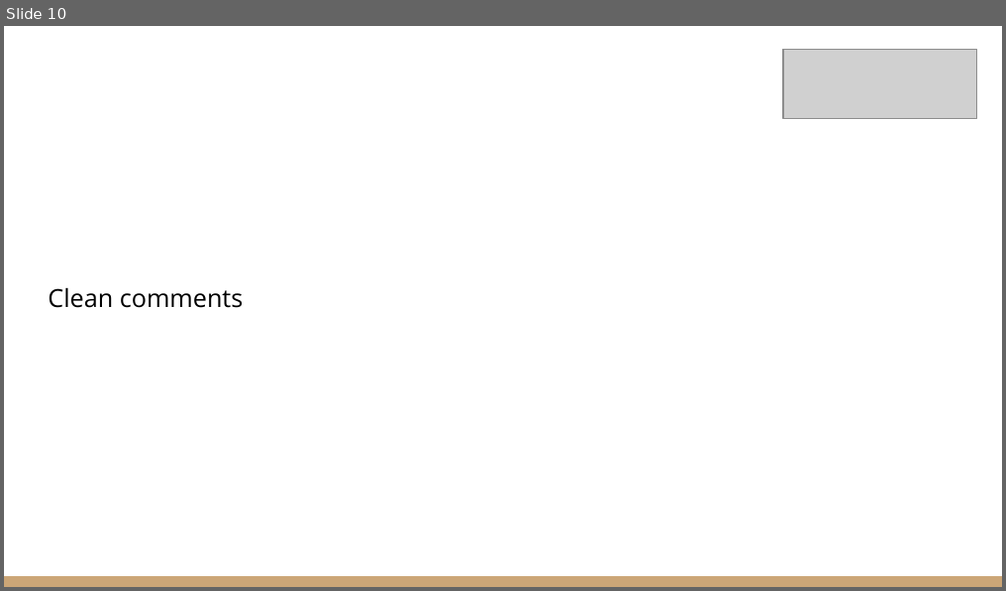
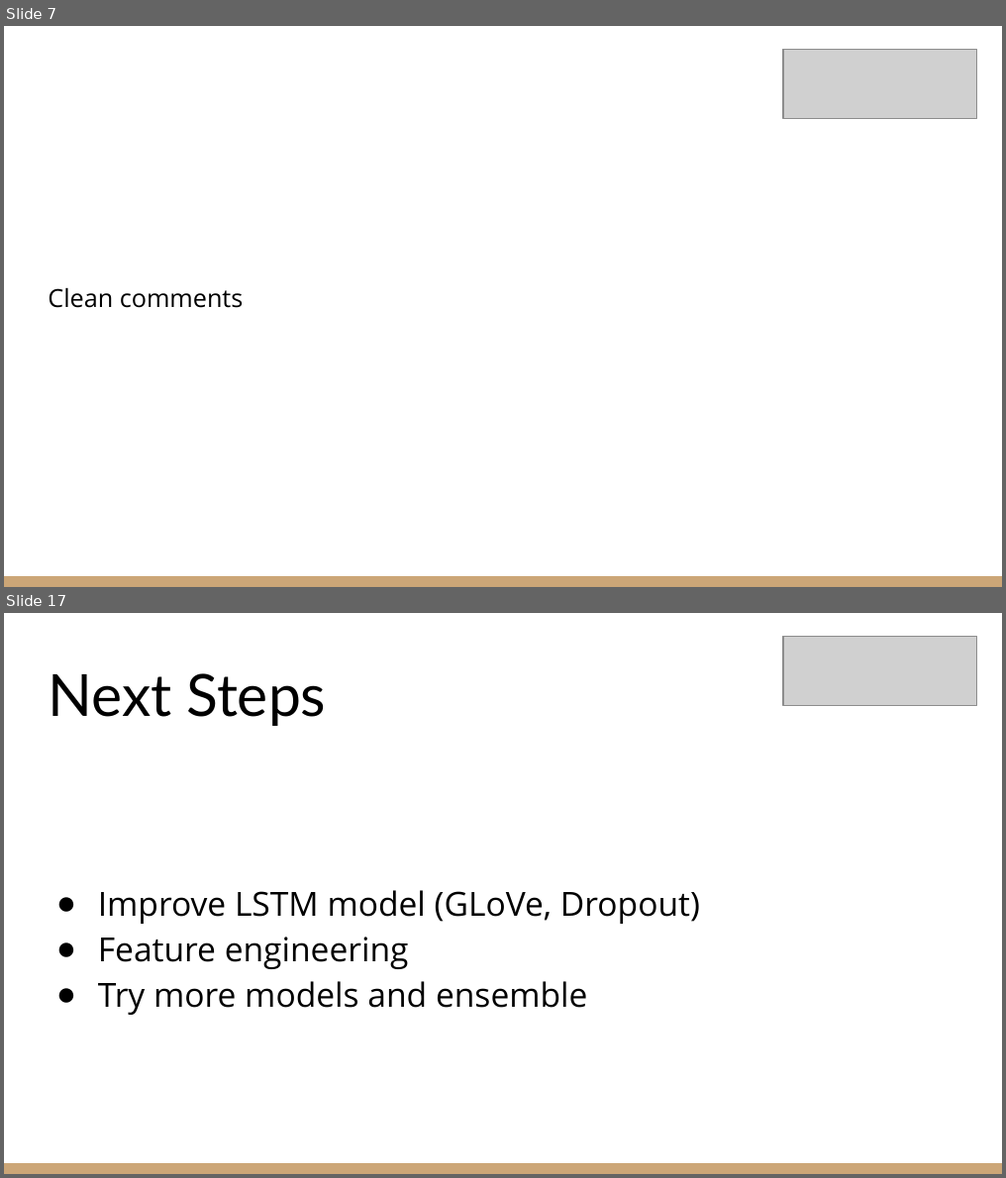
Before and after one commit to DarKenW/HoneyBadgerCoding, a slide deck: Project/Jigsaw Comments Classification.pptx. Shown one above the other, each under a label of ours: slide 10 before the commit, slides 7 and 17 after it; the slides between them are not shown. The pictures are 1006x591 and 1006x1178 pixels, drawn with LibreOffice and Linux fonts; fonts in the diff are those of the drawing; grey boxes stand for pictures; background and template pictures are left out. Boxes give left, top, right and bottom in pixels: in the first picture for what was removed or moved away, otherwise in the second. Text is boxed around its words. In the diff, an @@ line names an element or a change of style, - is before the commit and + after.

```diff
--- a/Project/Jigsaw Comments Classification.pptx
+++ b/Project/Jigsaw Comments Classification.pptx
@@ slide 17 added at [4,613,1002,1174], background #FFFFFF; not listed: 1 template element that a slide beside it also shows @@
@@ picture added at [783,636,977,706] @@
@@ title added at [48,673,326,726], 42 pt, text #000000 @@
+Next Steps
@@ text added at [98,890,700,1015], 24 pt, text #000000 @@
+● Improve LSTM model (GLoVe, Dropout)
+● Feature engineering
+● Try more models and ensemble
@@ what was slide 10 is now slide 7 @@
```
Also in this commit, not shown: 8 slides changed, 8 other slides added, 7 slides removed, 4 other files.
